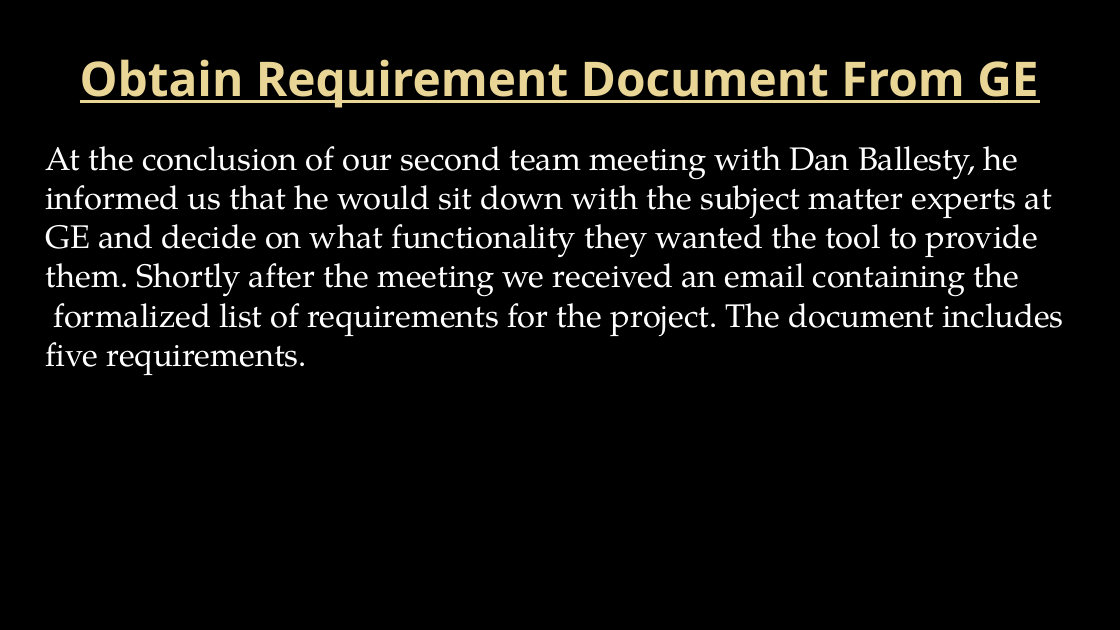
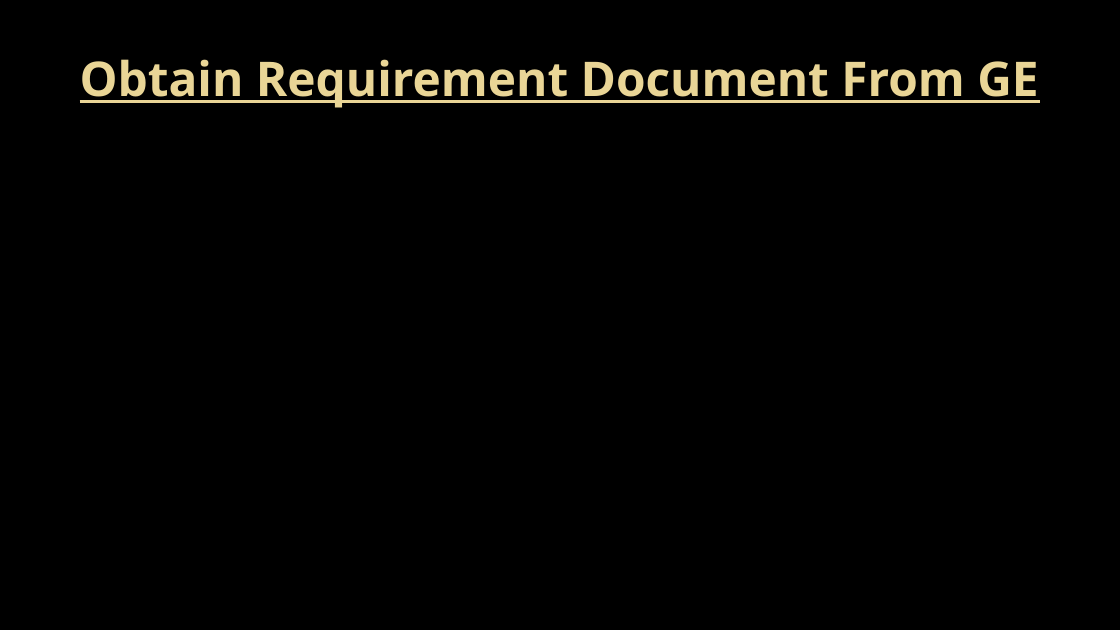
Before and after one commit to Topgun122104/SeniorProj, a slide deck: slide 4 of Documents/Presentations/Milestone 2 presentation.pptx (slide 5 before the commit). Drawn at 1120x630 pixels with LibreOffice and Linux fonts; fonts in the diff are those of the drawing; background and template pictures are left out. Boxes give left, top, right and bottom in pixels: in the first picture for what was removed or moved away, otherwise in the second. Text is boxed around its words. In the diff, an @@ line names an element or a change of style, - is before the commit and + after.

```diff
--- a/Documents/Presentations/Milestone 2 presentation.pptx
+++ b/Documents/Presentations/Milestone 2 presentation.pptx
@@ text removed at <box>46,146,1063,375</box> @@
-At the conclusion of our second team meeting with Dan Ballesty, he informed us that he would sit down with the subject matter experts at GE and decide on what functionality they wanted the tool to provide them. Shortly after the meeting we received an email containing the
-formalized list of requirements for the project. The document includes five requirements.
```
Also in this commit, not shown: 8 other slides changed, 3 slides added, 4 slides removed.
